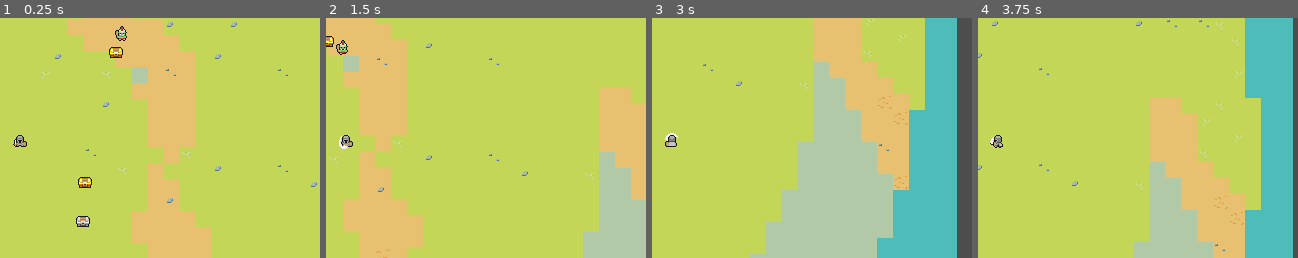
Above: before the commit, frames 1-4 (left to right).
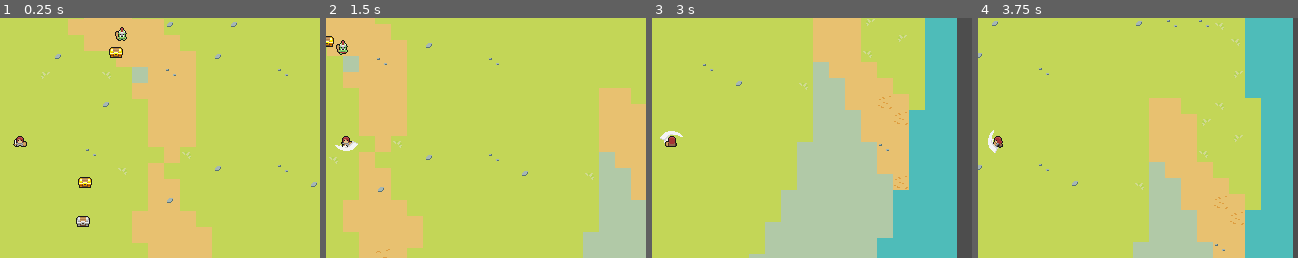
Above: after the commit, the same moments.

Repository: dmitriy-shmilo/GBIC23
Game: Godot game, scene res://main.tscn
The game is run twice, just before and just after one commit, with the same random seed, the same clock (stepped at 60 frames per second) and the same inputs.
Inputs:
- Up to frame 1 (0.25 s): no input
- Up to frame 2 (1.5 s): hold D (move_right) 0.53-1.28 s; tap Space (attack) at 0.6, 1.35 s; hold S (move_down) from 1.28 s (still down)
- Up to frame 3 (3 s): release S (move_down) at 2.03 s; hold D (move_right) 2.03-2.78 s; tap E (interact) at 2.1 s; tap Space (attack) at 2.3, 2.85 s; hold W (move_up) from 2.78 s (still down)
- Up to frame 4 (3.75 s): release W (move_up) at 3.53 s; hold A (move_left) from 3.53 s (still down); tap Space (attack) at 3.6 s
The pictures show only the part of the screen within x 47-97%, y 24-74%; the shares and areas given below are measured in that part.

The runs differ from the first frame. In frame 1, 0.2% of the frame differs, in the area x 5-40%, y 3-53%; in frame 2, 0.2%; in frame 3, 0.2%, in the area x 2-10%, y 47-54%; in frame 4, 0.2%.

Commit message:
Sprite updates.
- Replace player's head and cloak.
- Adjust enemy animation speed.
- Add hitbox slash image.

Diff:
--- a/enemy/enemy.tscn
+++ b/enemy/enemy.tscn
@@ -6,6 +6,7 @@
 [ext_resource type="Script" path="res://base/components/movement_component.gd" id="3_e6jfp"]
 [ext_resource type="Script" path="res://base/state/state_machine.gd" id="4_cggsa"]
 [ext_resource type="Script" path="res://enemy/state/enemy_state_idle.gd" id="5_gwmtk"]
+[ext_resource type="Texture2D" uid="uid://kc7u06kqw6pu" path="res://assets/img/slash.png" id="5_mgq8o"]
 [ext_resource type="Script" path="res://enemy/state/enemy_state_knocked_back.gd" id="6_28jua"]
 [ext_resource type="Script" path="res://enemy/state/enemy_state_chase.gd" id="6_m2ea2"]
 [ext_resource type="Script" path="res://base/gui/state_label.gd" id="7_86lk8"]
@@ -64,9 +65,8 @@
 [node name="BodySprite" type="AnimatedSprite2D" parent="."]
 position = Vector2(0, -7)
 sprite_frames = ExtResource("1_pr55l")
-animation = &"idle_down"
+animation = &"attack_up"
 autoplay = "idle_down"
-frame_progress = 0.899467
 
 [node name="HurtBox" type="Area2D" parent="."]
 position = Vector2(0, -7)
@@ -78,6 +78,7 @@
 shape = SubResource("CircleShape2D_k4koq")
 
 [node name="HitBox" type="Area2D" parent="."]
+visible = false
 position = Vector2(0, -7)
 collision_layer = 4
 collision_mask = 0
@@ -90,6 +91,11 @@
 position = Vector2(0, 6)
 rotation = 1.5708
 shape = SubResource("CapsuleShape2D_u3bvy")
+
+[node name="Sprite2D" type="Sprite2D" parent="HitBox"]
+position = Vector2(7.62939e-06, 4)
+rotation = 3.14159
+texture = ExtResource("5_mgq8o")
 
 [node name="Target" type="Area2D" parent="."]
 position = Vector2(0, -7)
@@ -170,7 +176,7 @@
 
 [node name="Attack" type="Node" parent="AttackMachine" node_paths=PackedStringArray("hit_box")]
 script = ExtResource("13_t655m")
-attack_duration = 0.5
+attack_duration = 0.2
 hit_box = NodePath("../../HitBox")
 
 [node name="AudioPlayer" type="AudioStreamPlayer2D" parent="."]
--- a/enemy/frames/club_goblin_frames.tres
+++ b/enemy/frames/club_goblin_frames.tres
@@ -160,7 +160,7 @@
 }],
 "loop": true,
 "name": &"attack_down",
-"speed": 5.0
+"speed": 9.0
 }, {
 "frames": [{
 "duration": 1.0,
@@ -174,7 +174,7 @@
 }],
 "loop": true,
 "name": &"attack_left",
-"speed": 5.0
+"speed": 9.0
 }, {
 "frames": [{
 "duration": 1.0,
@@ -188,7 +188,7 @@
 }],
 "loop": true,
 "name": &"attack_right",
-"speed": 5.0
+"speed": 9.0
 }, {
 "frames": [{
 "duration": 1.0,
@@ -202,7 +202,7 @@
 }],
 "loop": true,
 "name": &"attack_up",
-"speed": 5.0
+"speed": 9.0
 }, {
 "frames": [{
 "duration": 1.0,
--- a/enemy/state/enemy_state_attacking.gd
+++ b/enemy/state/enemy_state_attacking.gd
@@ -8,10 +8,12 @@
 
 func enter(args: Dictionary = {}) -> void:
 	hit_box.monitorable = true
+	hit_box.visible = true
 	_current_attack_duration = 0.0
 
 
 func exit() -> void:
+	hit_box.visible = false
 	hit_box.monitorable = false
 
 
--- a/player/player.tscn
+++ b/player/player.tscn
@@ -1,9 +1,10 @@
-[gd_scene load_steps=21 format=3 uid="uid://btailb80t6j47"]
+[gd_scene load_steps=22 format=3 uid="uid://btailb80t6j47"]
 
 [ext_resource type="Script" path="res://player/player.gd" id="1_pkpuu"]
 [ext_resource type="SpriteFrames" uid="uid://iamryrxh3ysn" path="res://player/player_frames.tres" id="2_660pc"]
 [ext_resource type="Script" path="res://base/state/state_machine.gd" id="3_1gawu"]
 [ext_resource type="Script" path="res://player/state/player_state_idle.gd" id="4_xumsq"]
+[ext_resource type="Texture2D" uid="uid://kc7u06kqw6pu" path="res://assets/img/slash.png" id="5_adw38"]
 [ext_resource type="Script" path="res://player/state/player_state_move.gd" id="5_b3qoq"]
 [ext_resource type="Script" path="res://base/components/movement_component.gd" id="6_7oms2"]
 [ext_resource type="Script" path="res://player/state/player_state_attack_ready.gd" id="6_cxw04"]
@@ -57,8 +58,8 @@
 debug_color = Color(0, 0.631373, 0.45098, 0.14902)
 
 [node name="HitBox" type="Area2D" parent="."]
+visible = false
 position = Vector2(0, -6)
-rotation = 1.5708
 collision_layer = 4
 collision_mask = 0
 monitoring = false
@@ -72,6 +73,11 @@
 rotation = -1.5708
 shape = SubResource("CapsuleShape2D_g1oqg")
 debug_color = Color(0.878431, 0.294118, 0.435294, 0.180392)
+
+[node name="Sprite2D" type="Sprite2D" parent="HitBox"]
+position = Vector2(7.62939e-06, 3)
+rotation = 3.14159
+texture = ExtResource("5_adw38")
 
 [node name="HurtBox" type="Area2D" parent="."]
 position = Vector2(0, -6)
--- a/player/player_frames.tres
+++ b/player/player_frames.tres
@@ -179,7 +179,7 @@
 }],
 "loop": false,
 "name": &"attack_down",
-"speed": 8.0
+"speed": 20.0
 }, {
 "frames": [{
 "duration": 1.0,
@@ -196,7 +196,7 @@
 }],
 "loop": false,
 "name": &"attack_left",
-"speed": 8.0
+"speed": 20.0
 }, {
 "frames": [{
 "duration": 1.0,
@@ -213,7 +213,7 @@
 }],
 "loop": false,
 "name": &"attack_right",
-"speed": 8.0
+"speed": 20.0
 }, {
 "frames": [{
 "duration": 1.0,
@@ -230,7 +230,7 @@
 }],
 "loop": false,
 "name": &"attack_up",
-"speed": 8.0
+"speed": 20.0
 }, {
 "frames": [{
 "duration": 1.0,
--- a/player/state/player_state_attacking.gd
+++ b/player/state/player_state_attacking.gd
@@ -8,11 +8,13 @@
 
 func enter(args: Dictionary = {}) -> void:
 	hit_box.monitorable = true
+	hit_box.visible = true
 	_current_attack_duration = 0.0
 
 
 func exit() -> void:
 	hit_box.monitorable = false
+	hit_box.visible = false
 
 
 func physics_process(delta: float) -> void:
Binary file added: assets/img/player.ase
Binary file changed: assets/img/player.png
Binary file added: assets/img/slash.aseprite
Binary file added: assets/img/slash.png
Not shown, added: assets/img/slash.png.import
Not shown: 1 places in enemy/enemy.tscn that only renumber resources
